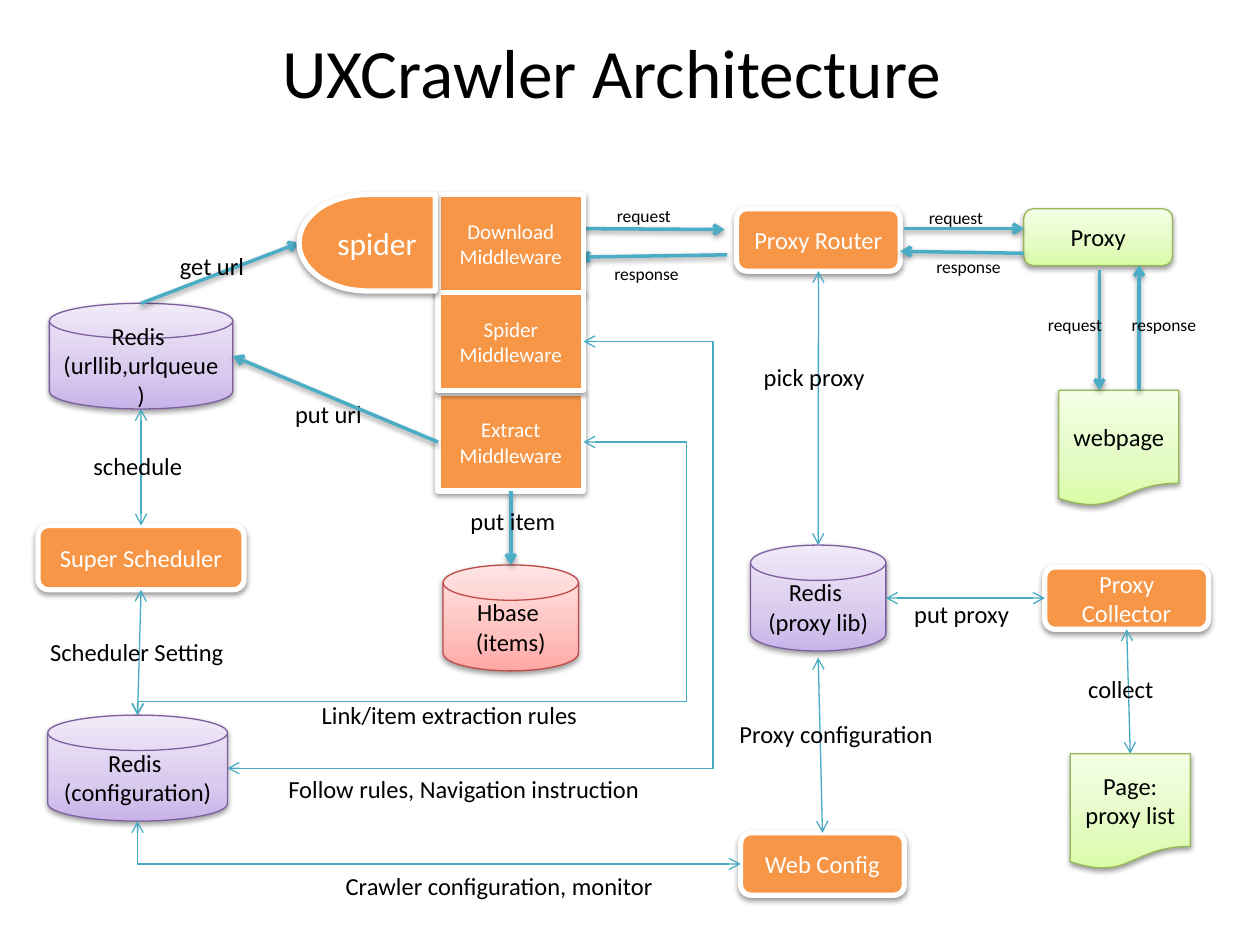
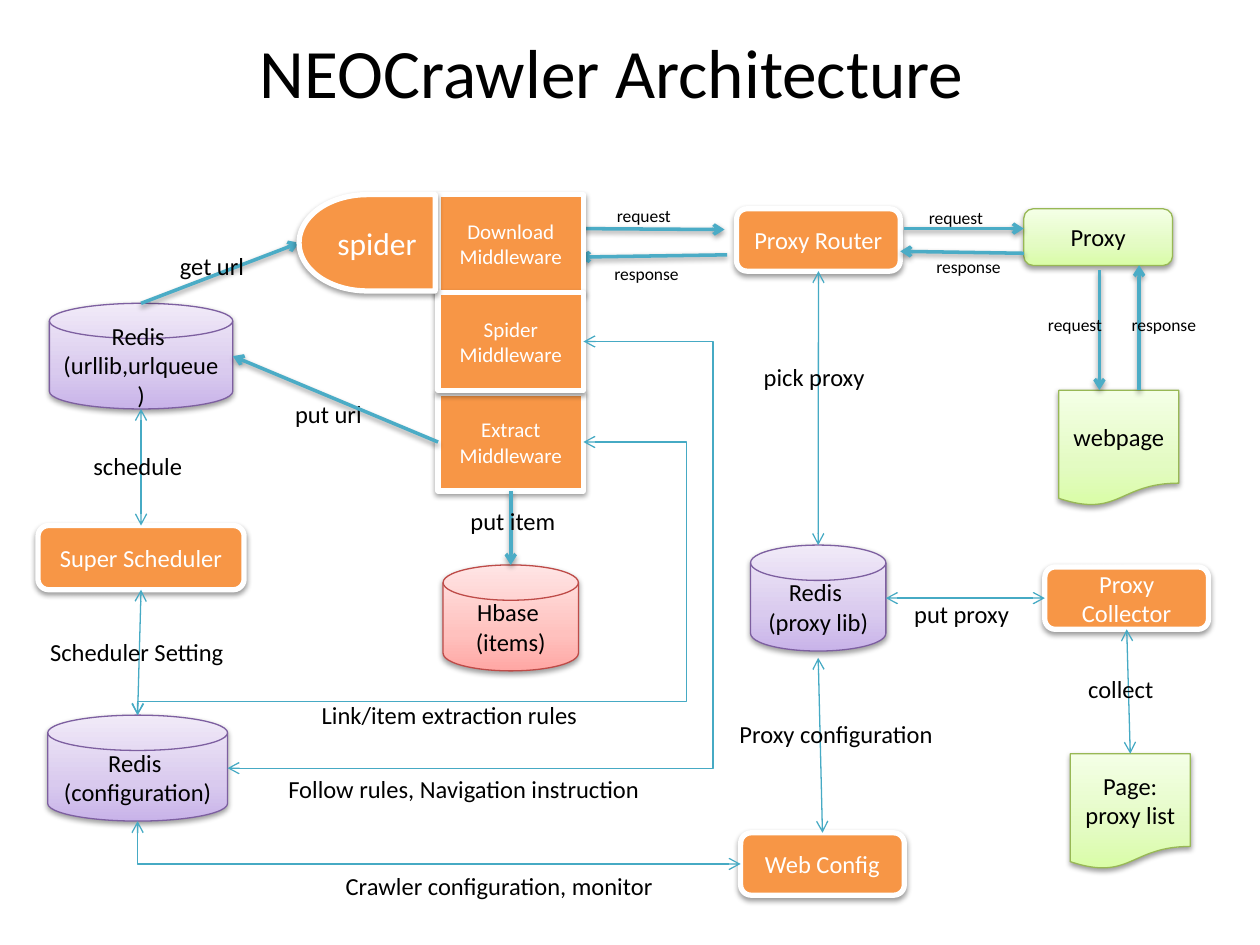
Before and after one commit to ahkimkoo/neocrawler, a slide deck: slide 1 of doc/uxcrawler-architecture.pptx. Drawn at 1260x945 pixels with LibreOffice and Linux fonts; fonts in the diff are those of the drawing. Boxes give left, top, right and bottom in pixels: in the first picture for what was removed or moved away, otherwise in the second. Text is boxed around its words. In the diff, an @@ line names an element or a change of style, - is before the commit and + after.

Commit message:
neocrawler as a common crawler separated from instance

```diff
--- a/doc/uxcrawler-architecture.pptx
+++ b/doc/uxcrawler-architecture.pptx
@@ title at (260, 50, 963, 99): text changed @@
-UXCrawler Architecture
+NEOCrawler Architecture
```
Also in this commit, not shown: 24 other files.
